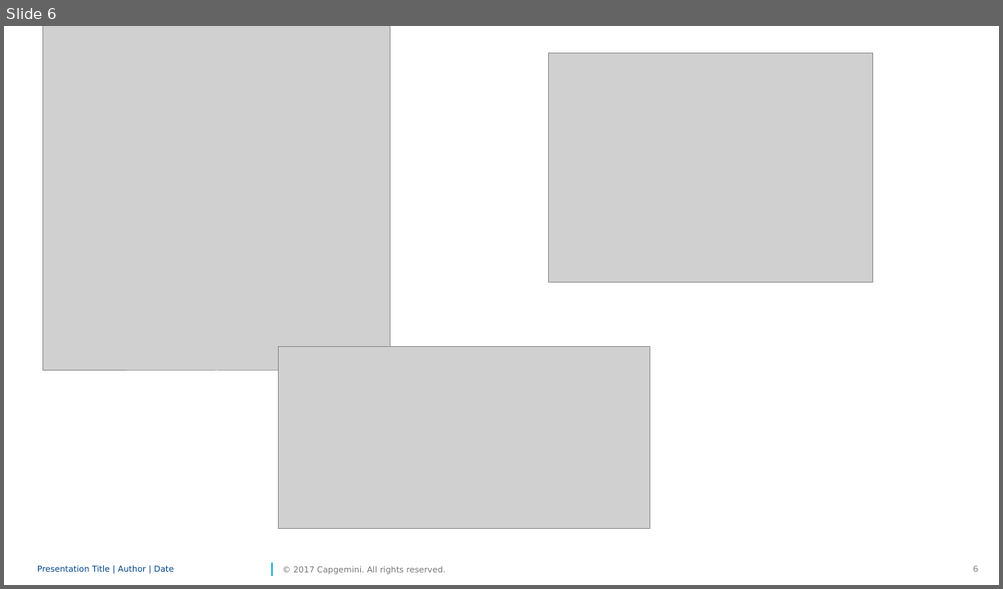
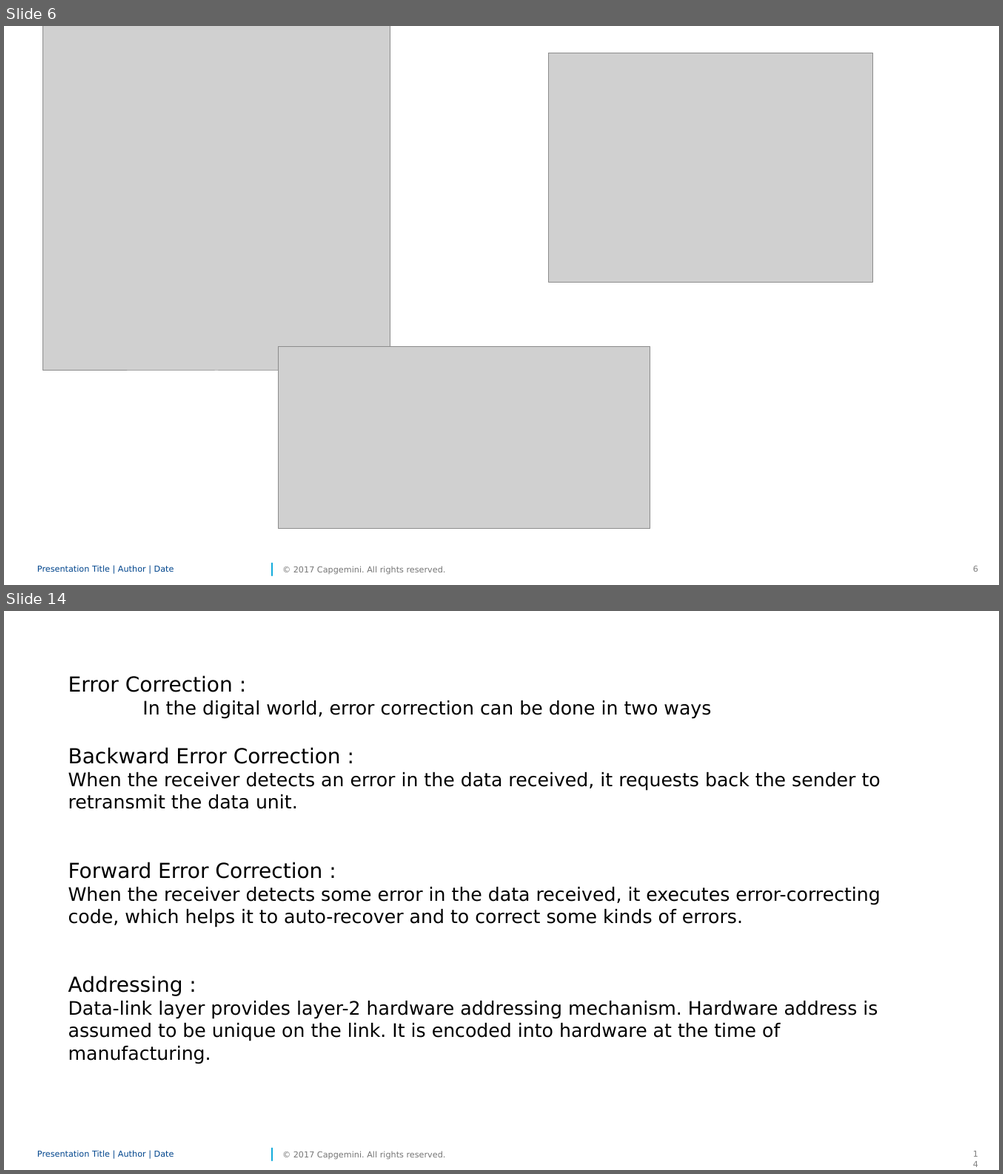
Before and after one commit to MohammedAashik/sparkCG, a slide deck: DAtalink.pptx. Shown one above the other, each under a label of ours: slide 6 before the commit, slides 6 and 14 after it; the slides between them are not shown. The pictures are 1003x589 and 1003x1174 pixels, drawn with LibreOffice and Linux fonts; fonts in the diff are those of the drawing; grey boxes stand for pictures; background and template pictures are left out. Boxes give left, top, right and bottom in pixels: in the first picture for what was removed or moved away, otherwise in the second. Text is boxed around its words. In the diff, an @@ line names an element or a change of style, - is before the commit and + after.

```diff
--- a/DAtalink.pptx
+++ b/DAtalink.pptx
@@ slide 14 added at (4, 611, 999, 1170), background #FFFFFF; not listed: 4 template elements that a slide beside it also shows @@
@@ text added at (68, 675, 880, 1065), 18 pt, text #000000 @@
+Error Correction :
+In the digital world, error correction can be done in two ways
+Backward Error Correction :
+When the receiver detects an error in the data received, it requests back the sender to retransmit the data unit.
+Forward Error Correction :
+When the receiver detects some error in the data received, it executes error-correcting code, which helps it to auto-recover and to correct some kinds of errors.
+Addressing :
+Data-link layer provides layer-2 hardware addressing mechanism. Hardware address is assumed to be unique on the link. It is encoded into hardware at the time of manufacturing.
```
Also in this commit, not shown: 1 slide changed, 14 other slides added.
